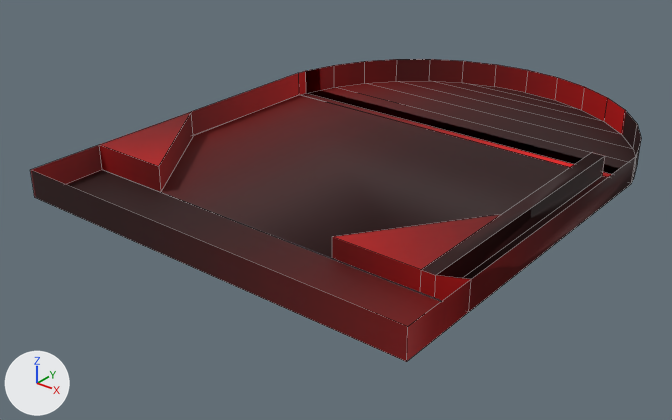
What one commit did to the OBJ model PA10/models/boardfinal.obj.
Before and after are seen from a camera (50 mm lens) standing at (75.1, -96.1, 53.2) and looking at (-4.4, 3.3, -8.4). Lighting does not change. The marker at lower left points along +X, +Y and +Z. Mesh edges are drawn as thin lines. Where no turn or scale is listed for an object, it has been applied to the vertices.
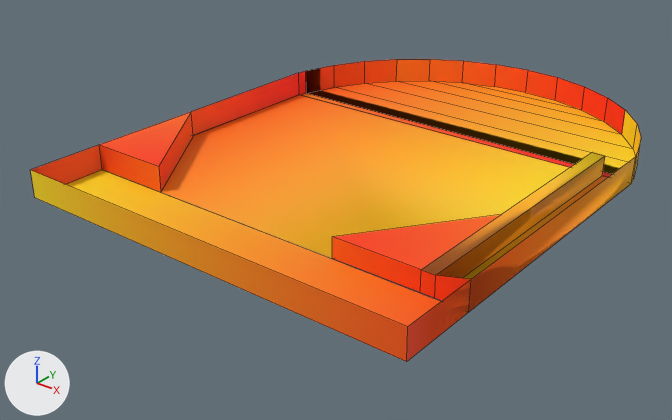
The newer file is also turned or shifted as a whole; pictures and numbers use the older file's frame.

Changed parts and their boxes [x1, y1, x2, y2] in the pictures (672 x 420 px):
'Cube', surface changed (brown to orange)
    both: [31, 59, 641, 362]

The change, as a list of edits to the scene's bpy script:
```text
Add img_board_png:
    img_board_png = load_image('board.png', 'board.png', 1028, 1028, 'sRGB')
Change mat_material:
    mat_material.texture: img_redgradient_jpg -> img_board_png
```
